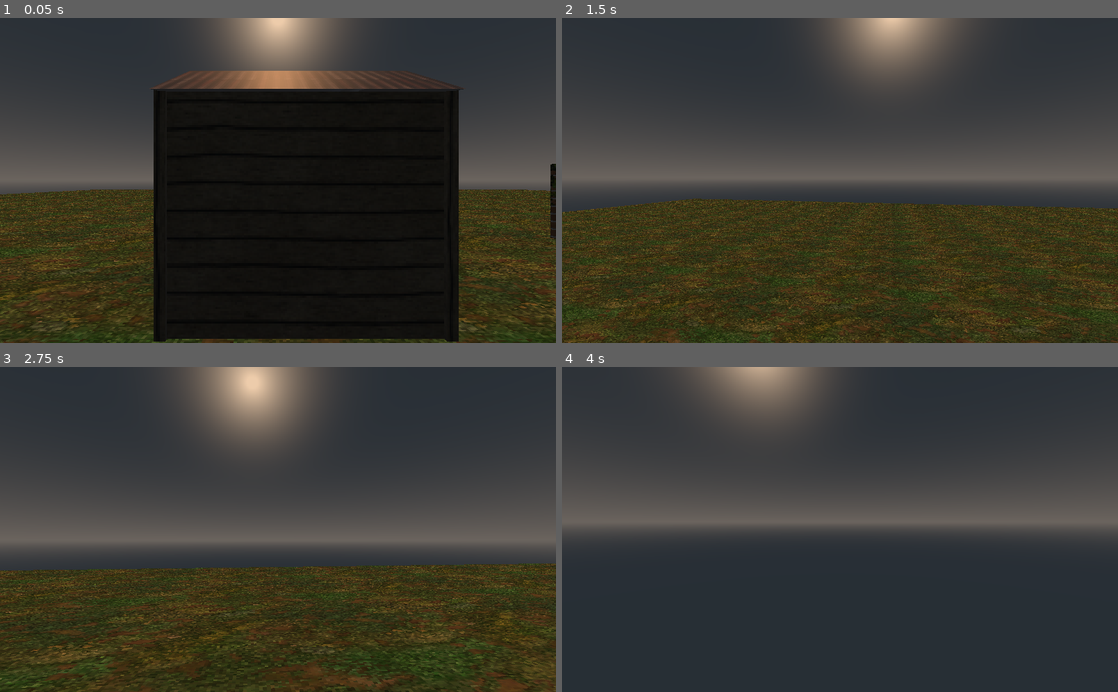
Above: before the commit, frames 1-4 (two rows, left to right).
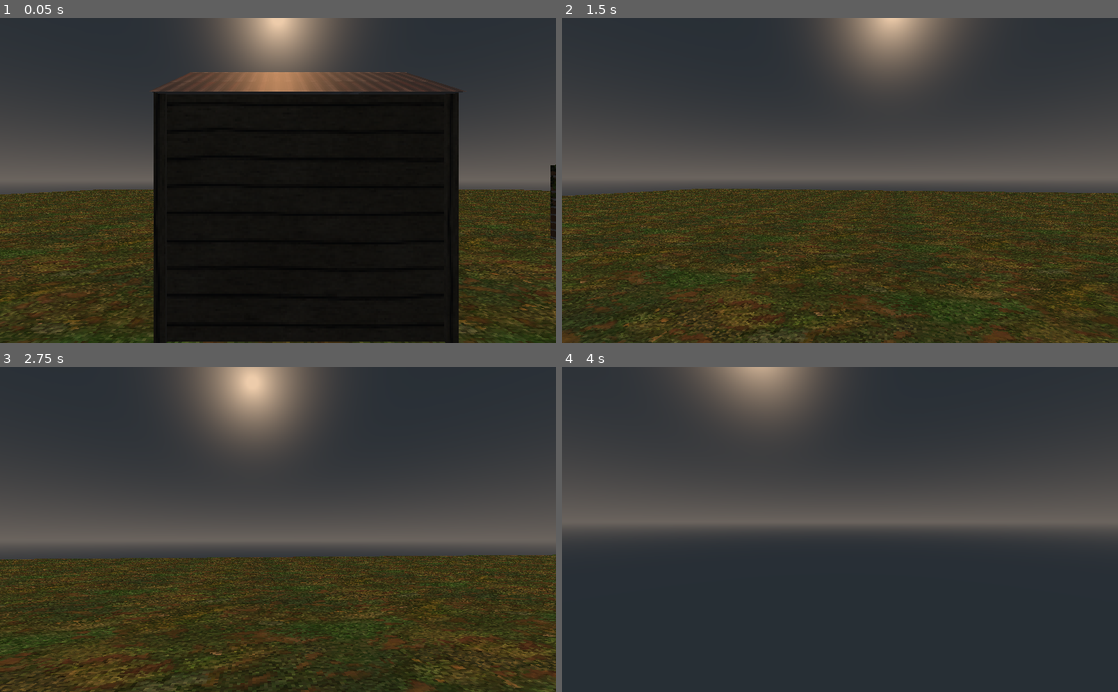
Above: after the commit, the same moments.

Repository: R3ckoner/Noir1983
Game: Godot game, scene res://scenes/World.tscn
Two runs of this game, one before a commit and one after it. Both use one fixed random seed, a clock stepped at 60 frames per second and the inputs below.
Inputs (mouse positions are in pixels of both pictures, inside the frame that each line leads up to):
- Up to frame 1 (0.05 s): no input
- Up to frame 2 (1.5 s): tap Enter at 0.5 s; move the mouse to (867, 180) at 0.52 s; hold W (move_forwards) from 0.53 s (still down); tap Space (jump) at 0.6, 0.77, 1.07, 1.35 s; move the mouse to (812, 180) at 1.27 s
- Up to frame 3 (2.75 s): keep holding W (move_forwards); tap Space (jump) at 1.52, 1.82, 2.1 s; move the mouse to (289, 523) at 2.02 s
- Up to frame 4 (4 s): keep holding W (move_forwards); move the mouse to (834, 536) at 2.77 s; tap Space (jump) at 2.85, 3.02, 3.32, 3.6, 3.77 s; move the mouse to (878, 532) at 3.52 s

The runs differ from the first frame. In frame 1, 6.4% of the frame differs, in the area x 0-100%, y 16-100%; in frame 2, 18%, in the area x 0-100%, y 52-100%; in frame 3, 16%; in frame 4, nothing differs.

Commit message:
TrenchBroom Setup

Diff:
--- a/characters/player/Player.tscn
+++ b/characters/player/Player.tscn
@@ -22,4 +22,7 @@
 
 [node name="CharacterMover" type="Spatial" parent="."]
 script = ExtResource( 1 )
-jump_force = 20
+move_accel = 3
+max_speed = 20
+jump_force = 10
+gravity = 40
--- a/scenes/World.tscn
+++ b/scenes/World.tscn
@@ -1,6 +1,6 @@
 [gd_scene load_steps=11 format=2]
 
-[ext_resource path="res://enviornment/raw_assets/grass_lowres.png" type="Texture" id=1]
+[ext_resource path="res://textures/grass/grass_lowres.png" type="Texture" id=1]
 [ext_resource path="res://assets/shed.tscn" type="PackedScene" id=2]
 [ext_resource path="res://assets/brickwall.tscn" type="PackedScene" id=3]
 [ext_resource path="res://characters/player/Player.tscn" type="PackedScene" id=4]
Renamed: enviornment/raw_assets/grass_lowres.png -> textures/grass/grass_lowres.png
Not shown, changed: textures/grass/grass_lowres.png.import
Not shown, added: addons/qodot/bin/win64/libmap.dll
Not shown, added: addons/qodot/bin/win64/libqodot.dll
